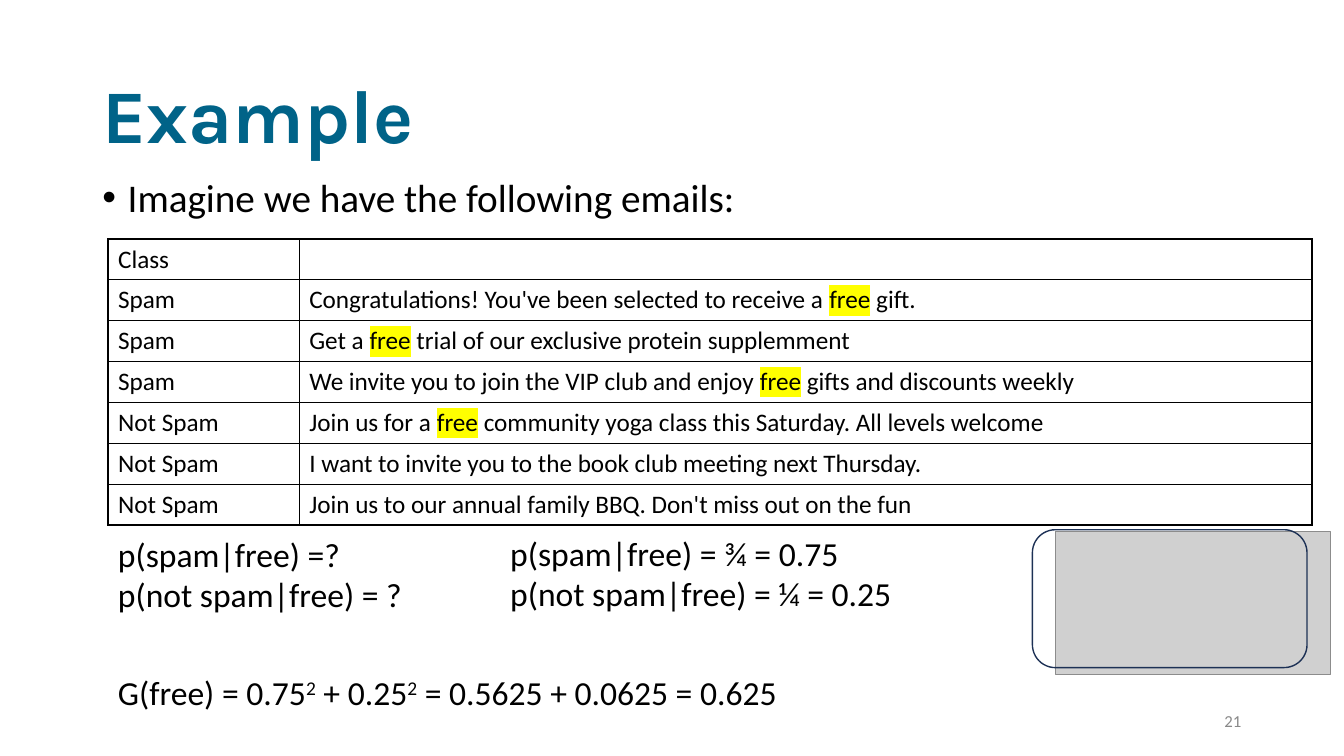
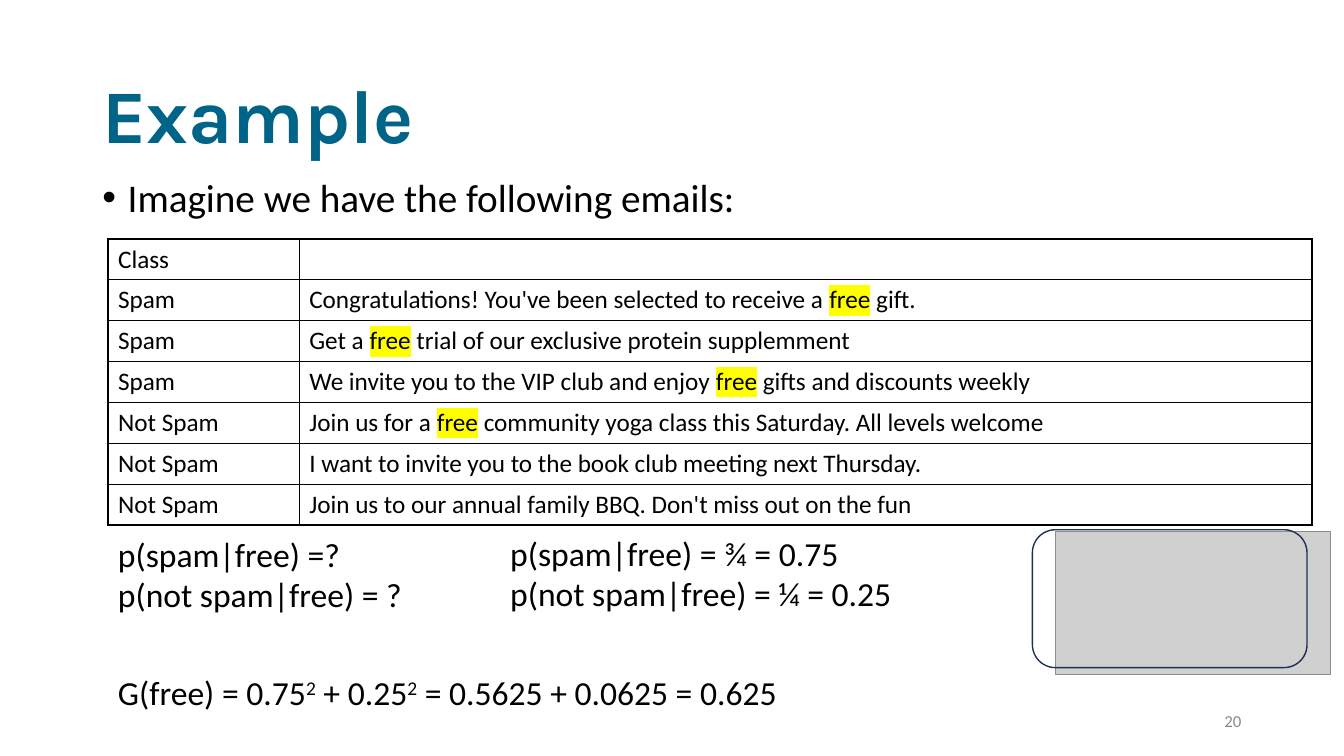
Before and after one commit to bagheria/applied_tm, a slide deck: slide 20 of tuesday/Lectures/lecture 3/Lecture_3.pptx (slide 21 before the commit). Drawn at 1344x756 pixels with LibreOffice and Linux fonts; fonts in the diff are those of the drawing; grey boxes stand for pictures. Boxes give left, top, right and bottom in pixels: in the first picture for what was removed or moved away, otherwise in the second. Text is boxed around its words. In the diff, an @@ line names an element or a change of style, - is before the commit and + after.

```diff
--- a/tuesday/Lectures/lecture 3/Lecture_3.pptx
+++ b/tuesday/Lectures/lecture 3/Lecture_3.pptx
@@ table at <box>108,239,1313,521</box> @@
-row 4, column 2: We invite you to join the VIP club and enjoy free gifts and discounts weekly
+row 4, column 2: We invite you to the VIP club and enjoy free gifts and discounts weekly
@@ page number at <box>1224,716,1241,727</box>: text changed @@
-21
+20
```
Also in this commit, not shown: 4 other slides changed, 4 slides added.
